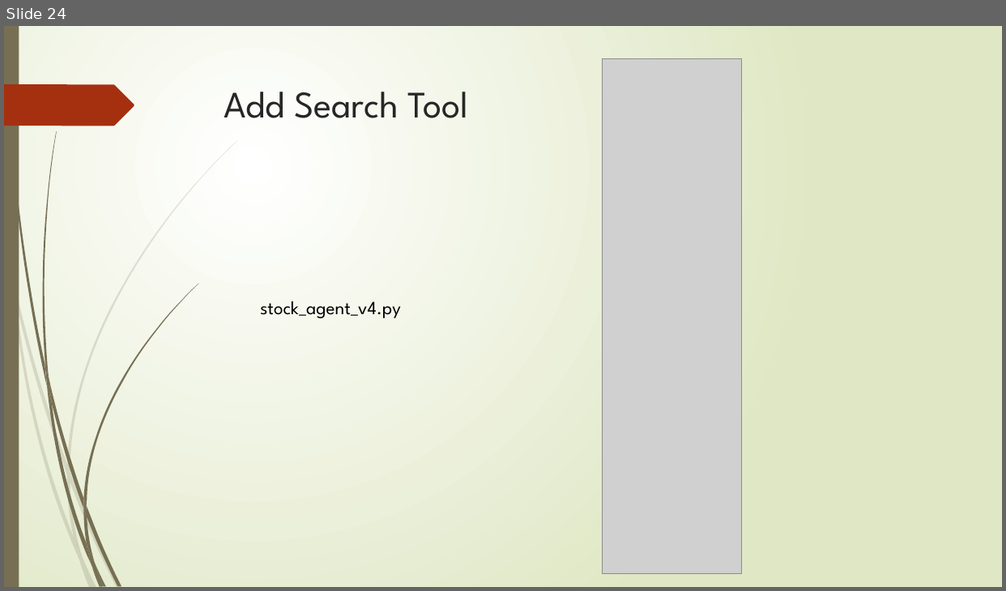
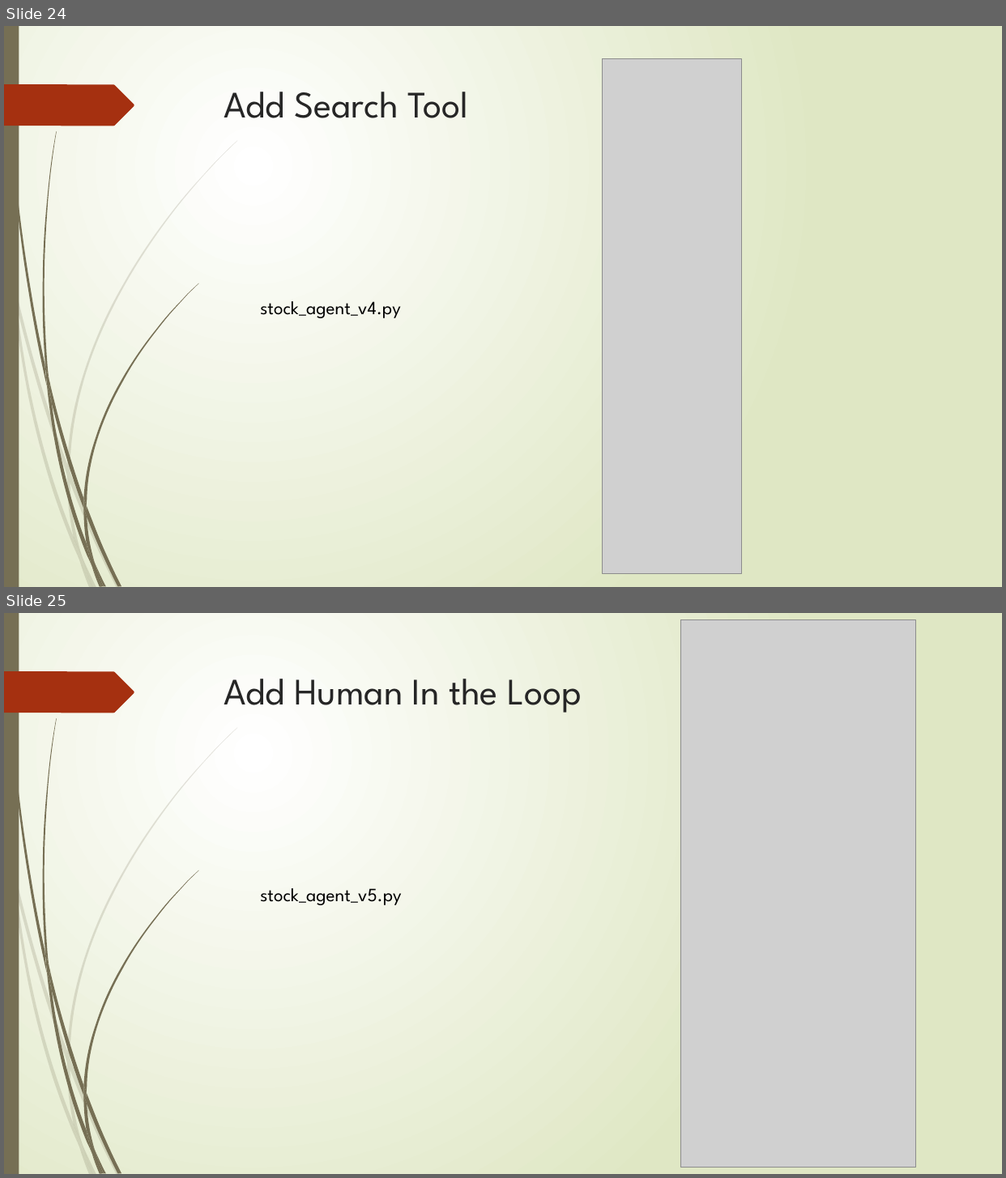
Before and after one commit to saiful1105020/stock_agent, a slide deck: workshop_slides.pptx. Shown one above the other, each under a label of ours: slide 24 before the commit, slides 24 and 25 after it. The pictures are 1006x591 and 1006x1178 pixels, drawn with LibreOffice and Linux fonts; fonts in the diff are those of the drawing; grey boxes stand for pictures. Boxes give left, top, right and bottom in pixels: in the first picture for what was removed or moved away, otherwise in the second. Text is boxed around its words. In the diff, an @@ line names an element or a change of style, - is before the commit and + after.

Commit message:
updated slides

```diff
--- a/workshop_slides.pptx
+++ b/workshop_slides.pptx
@@ slide 25 added at (x1=4, y1=613, x2=1002, y2=1174), background gradient #FFFFFF to #DFE8C4; not listed: 24 template elements that a slide beside it also shows @@
@@ picture added at (x1=681, y1=619, x2=916, y2=1167) @@
@@ title added at (x1=224, y1=679, x2=582, y2=713), 36 pt, text #262626 @@
+Add Human In the Loop
@@ text added at (x1=260, y1=888, x2=401, y2=905), 18 pt, text #000000 @@
+stock_agent_v5.py
```
